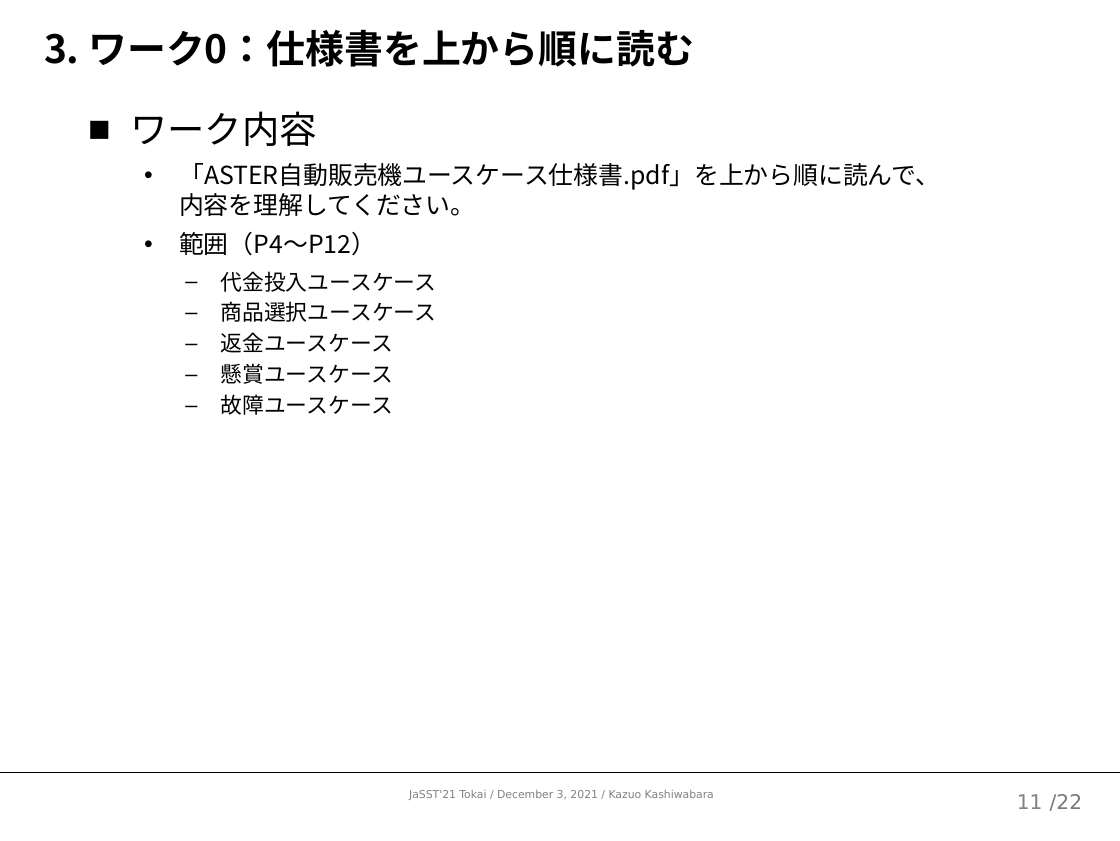
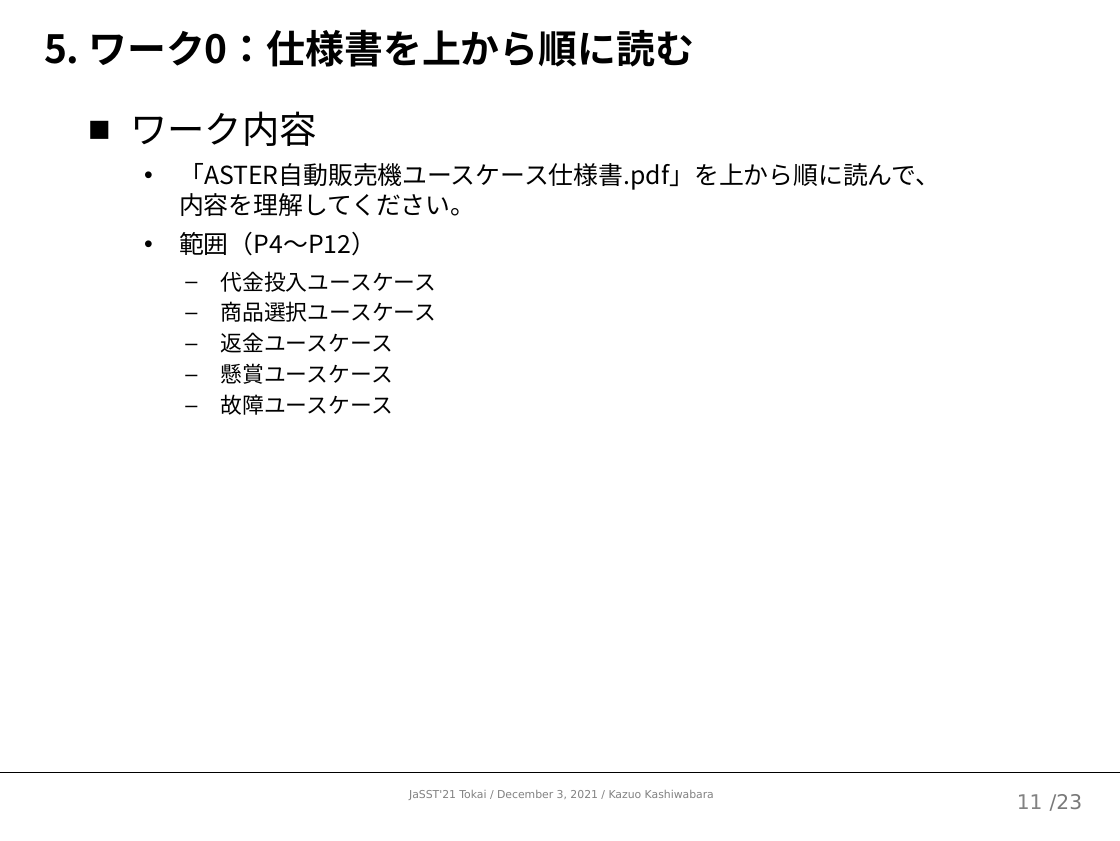
Before and after one commit to kazuo-reve/Work_MorphologicalBasedReview, a slide deck: slide 12 of 形態素ベースドレビューワークショップ.pptx. Drawn at 1120x841 pixels with LibreOffice and Linux fonts; fonts in the diff are those of the drawing. Boxes give left, top, right and bottom in pixels: in the first picture for what was removed or moved away, otherwise in the second. Text is boxed around its words. In the diff, an @@ line names an element or a change of style, - is before the commit and + after.

```diff
--- a/形態素ベースドレビューワークショップ.pptx
+++ b/形態素ベースドレビューワークショップ.pptx
@@ title at (44,29,693,67): text changed @@
-3. ワーク0：仕様書を上から順に読む
+5. ワーク0：仕様書を上から順に読む
@@ text at (1050,794,1082,811): text changed @@
-/22
+/23
```
Also in this commit, not shown: 21 other slides changed, 1 slide added.
